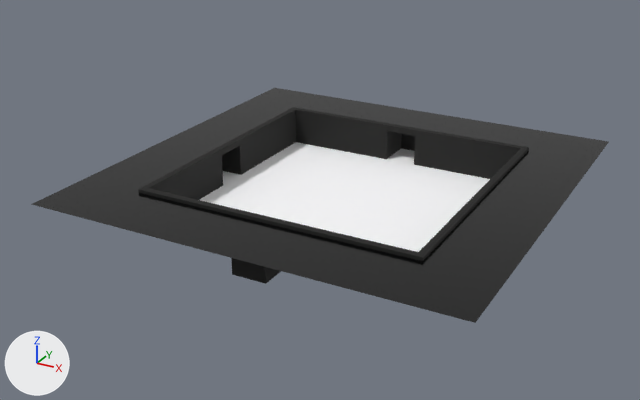
Renders of the FBX model Assets/Models/Rooms/Room1x1x4.fbx from each side of a commit.
Rendered twice from a 50 mm lens placed at (165.3, 17.0, 53.5), pointed at (107.9, 121.4, 1.3). Every picture has the same lights, and +X, +Y and +Z are marked at lower left. The first picture is the older version. Where no turn or scale is listed for an object, it has been applied to the vertices.

Names of what the first picture shows: 'Room 1x1x4'.
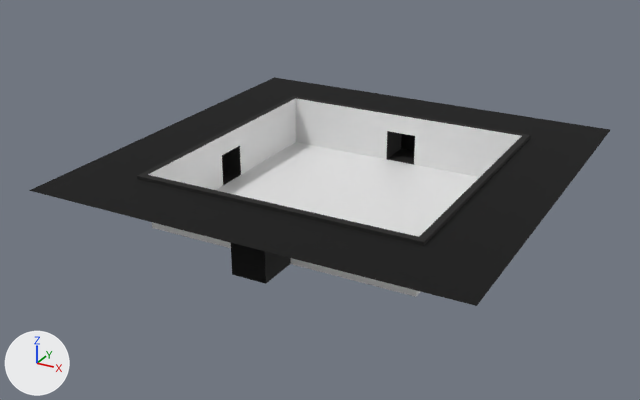
The newer file is also turned or shifted as a whole; pictures and numbers use the older file's frame.

Pixel boxes (x1, y1, x2, y2) of what changed, in the pictures (640 x 400 px; the box of a moved part takes in the faces that stretch with it):
'Room 1x1x4', surface changed, reshaped
    before: (32, 88, 609, 323)
    after: (29, 77, 610, 306)
part 1 of me_плоскость_003, moved or reshaped
    before: (32, 88, 609, 323)
    after: (29, 77, 610, 306)
part 2 of me_плоскость_003, edited (looks the same)
    both: (231, 134, 415, 284)
part 3 of me_плоскость_003, recoloured (black to white)
    before: (150, 110, 520, 200)
    after: (148, 98, 521, 297)
part 4 of me_плоскость_003, recoloured
    both: (223, 149, 415, 185)
part 5 of me_плоскость_003, recoloured
    before: (199, 142, 490, 252)
    after: (216, 142, 480, 237)

The edits, one by one:
In material 'Dark' (mat_dark), roughness goes from 0.192 to 1.0.
Material 'Wall Panels' (mat_wall_panels) is new.
Its base color is (0.8, 0.8, 0.8) (white #e7e7e7).
Its roughness is 0.4.
Material 'FloorPanels' (mat_floorpanels) is new.
Its base color is (0.8, 0.8, 0.8) (white #e7e7e7).
Its roughness is 0.4.
me_плоскость_003 is used by ob_room_1x1x4; location (110.5, 124.2, 0.0).
me_плоскость_003 had 108 vertices, 101 faces and spanned x -31.0..31.0, y -31.0..31.0, z 0.0..6.0.
me_плоскость_003 now has 108 vertices, 101 faces and spans x -31.0..31.0, y -31.0..31.0, z 0.0..8.0.
me_плоскость_003 part 1: all 48 vertices in x -31.0..31.0, y -31.0..31.0, z 5.5..6.0 are moved by (0.0, 0.0, 2.0).
me_плоскость_003 part 2: 4 faces spanning x -26.0..26.0, y -26.0..26.0, z 0.0..5.0 switch from mat_plating (black #1e1e1d) to mat_dark (black #000000).
me_плоскость_003 part 3: 20 faces spanning x -20.0..20.0, y -20.0..20.0, z 0.0..8.0 switch from mat_plating (black #1e1e1d) to mat_wall_panels (white #e7e7e7).
me_плоскость_003 part 4: 8 faces spanning x -26.0..26.0, y -26.0..26.0, z 0.0 switch from mat_col__bathroom (white #fdfdff) to mat_plating (black #1e1e1d).
me_плоскость_003 part 5: 9 faces spanning x -20.0..20.0, y -20.0..20.0, z 0.0 switch from mat_col__bathroom (white #fdfdff) to mat_floorpanels (white #e7e7e7).
